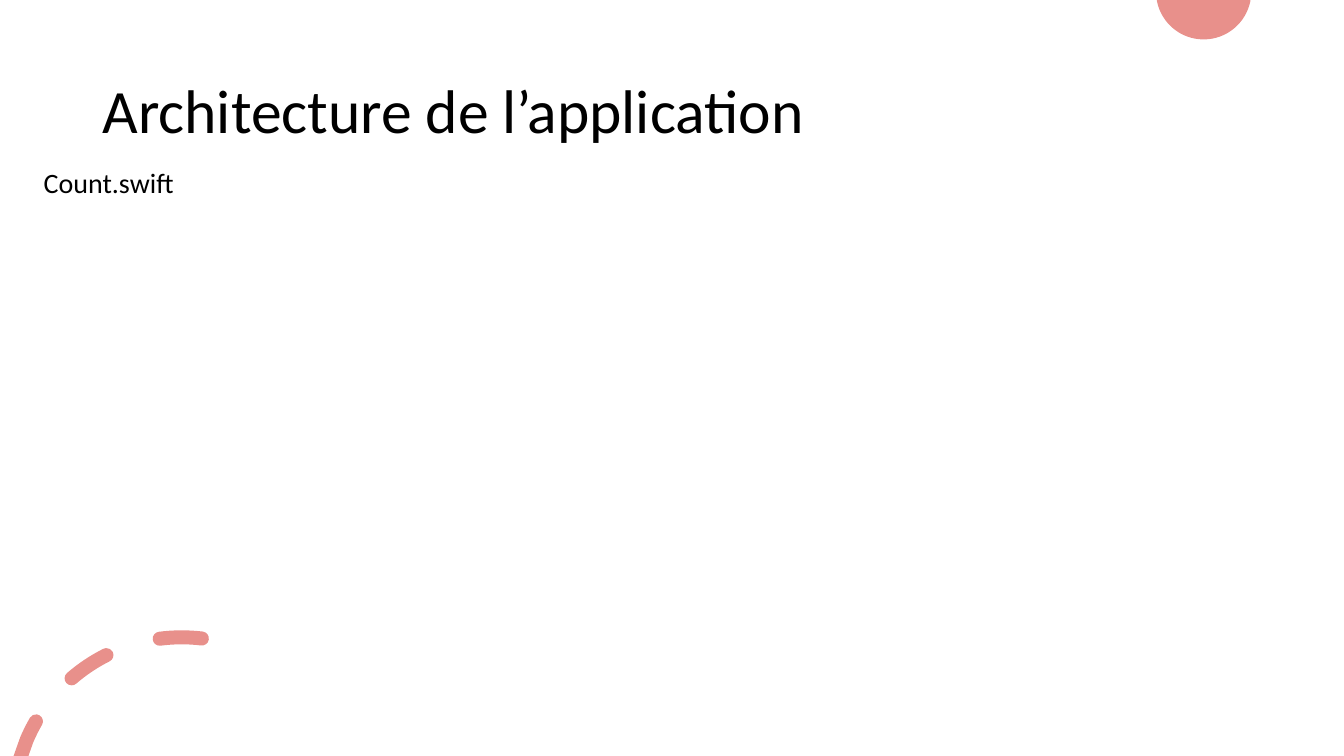
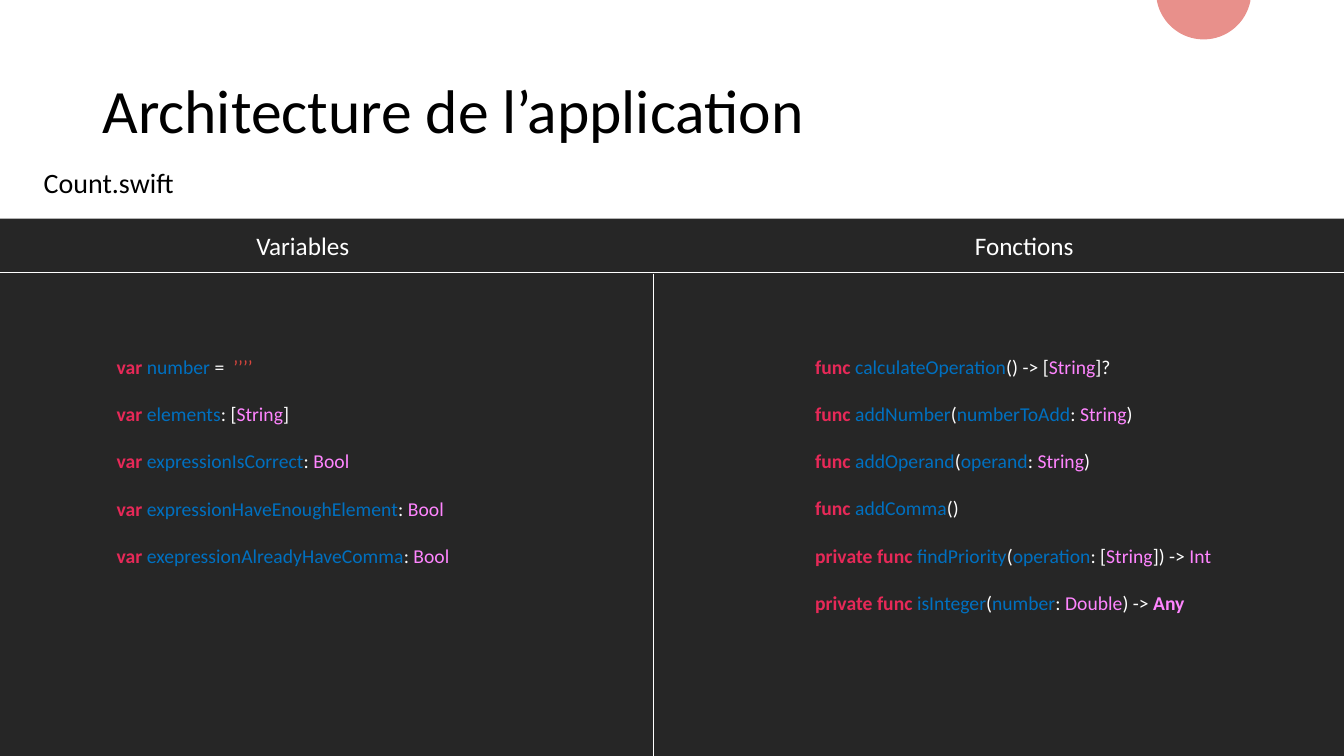
Before and after one commit to MickaeliOS/OpenClassrooms-P5-CountOnMe, a slide deck: slide 6 of Horn_Mickael_2_presentation_022122.pptx. Drawn at 1344x756 pixels with LibreOffice and Linux fonts; fonts in the diff are those of the drawing. Boxes give left, top, right and bottom in pixels: in the first picture for what was removed or moved away, otherwise in the second. Text is boxed around its words. In the diff, an @@ line names an element or a change of style, - is before the commit and + after.

```diff
--- a/Horn_Mickael_2_presentation_022122.pptx
+++ b/Horn_Mickael_2_presentation_022122.pptx
@@ rectangle added at (0,219,1344,756), fill #262626 @@
@@ text added at (256,237,349,255), 18 pt, text #FFFFFF @@
+Variables
@@ text added at (975,237,1074,255), 18 pt, text #FFFFFF @@
+Fonctions
@@ line added from (0, 272) to (1344, 272), #FFFFFF 0.5 pt @@
@@ line added from (654, 273) to (654, 756), #FFFFFF 0.5 pt @@
@@ text added at (117,360,449,566), 14 pt, text #0070C0 @@
+var number = ’’’’
+var elements: [String]
+var expressionIsCorrect: Bool
+var expressionHaveEnoughElement: Bool
+var exepressionAlreadyHaveComma: Bool
@@ text added at (815,360,1211,614), 14 pt, text #0070C0 @@
+func calculateOperation() -> [String]?
+func addNumber(numberToAdd: String)
+func addOperand(operand: String)
+func addComma()
+private func findPriority(operation: [String]) -> Int
+private func isInteger(number: Double) -> Any
@@ freeform shape removed at (14,630,210,756) @@
```
Also in this commit, not shown: 4 other slides changed, 2 slides added, 3 other files.
